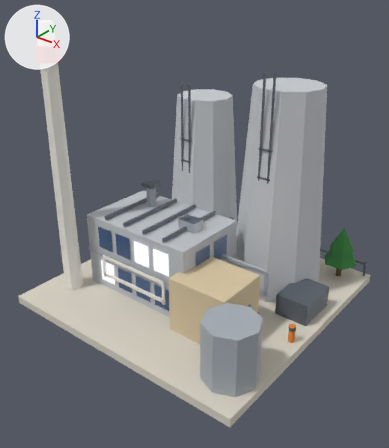
An edit to the glTF model public/models/40.glb, drawn before and after from the same camera.
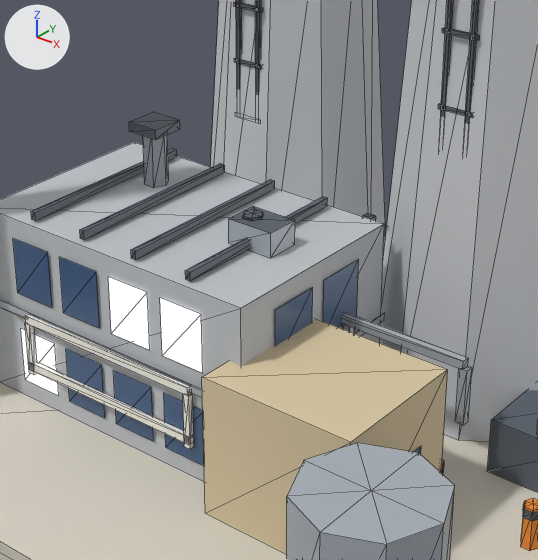
Each version appears first whole from a 50 mm lens placed at (1.082, -1.387, 1.142), pointed at (0.031, -0.073, 0.328), and next in a close-up on the part from 24% to 76% of the width and 31% to 77% of the height. Arrows for +X, +Y and +Z are at upper left; the lights stay in place. The older version's two pictures come first. The close-ups show mesh edges as thin lines. Vertices at exactly the same position are counted once.

Script lines for the objects in view, before the commit:
```python
me_b40 = bpy.data.meshes.new('b40')
me_b40.from_pydata(...)  # 929 vertices, 1094 faces; spans x -0.488..0.48, y -0.48..0.48, z 0.0..0.98
me_b40.materials.append(mat_paving)
me_b40.materials.append(mat_wall_grey)
me_b40.materials.append(mat_glow_window)
me_b40.materials.append(mat_glass_dark)
me_b40.materials.append(mat_slab)
me_b40.materials.append(mat_white)
me_b40.materials.append(mat_metal_dark)
me_b40.materials.append(mat_metal)
me_b40.materials.append(mat_wall_beige)
me_b40.materials.append(mat_concrete)
me_b40.materials.append(mat_sign_red)
me_b40.materials.append(mat_sign_orange)
me_b40.materials.append(mat_trunk)
me_b40.materials.append(mat_tree_green)
me_b40.materials.append(mat_tree_dark)
ob_b40 = bpy.data.objects.new('b40', me_b40)
ob_b40.location = (0.0, 0.0, 0.0)
```
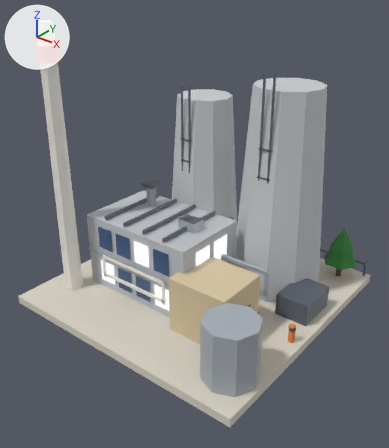
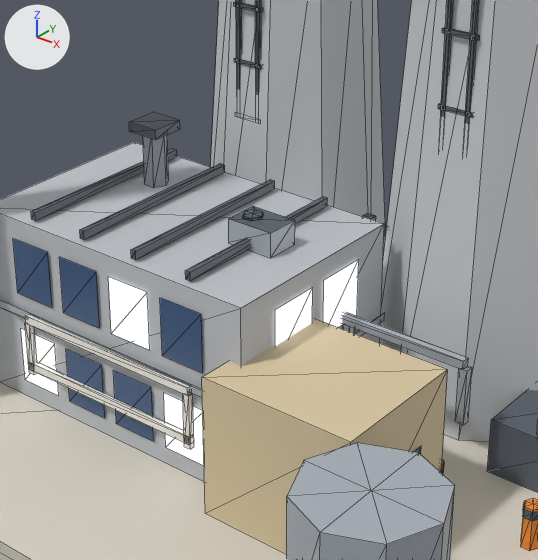
Edits to the scene script, one JSON object a line:
```json
{"block": "me_b40", "where": "me_b40.from_pydata(...)  # 929 vertices, 1094 faces; spans x -0.488..0.48, y -0.48..0.48, z 0.0..0.98"}
{"block": "me_b40", "where": "# used by ob_b40; location = (0.0, 0.0, 0.0)"}
{"block": "me_b40", "change": "me_b40 part 1: the loose piece of 4 vertices spanning x -0.199..-0.131, y -0.233, z 0.198..0.282 is moved by (-0.09, 0.0, 0.0)"}
{"block": "me_b40", "change": "me_b40 part 2: 88 of 929 vertices moved; they spanned x -0.353..0.246, y -0.233..0.073, z 0.058..0.282 and now span x -0.353..0.313, y -0.233..0.073, z 0.058..0.282; mean shift (0.017, -0.006, 0.0); largest move (0.246, -0.077, 0.15) -> (-0.353, 0.008, 0.282)"}
{"block": "me_b40", "change": "me_b40 part 3: all 6 faces centred in x -0.176..0.026, y -0.233, z 0.086..0.114 switch from mat_glass_dark to mat_glow_window"}
```

Where the change shows, as pixel boxes [x1, y1, x2, y2] in the close-ups (538 x 560 px; the box of a moved part takes in the faces that stretch with it):
```json
{"object": "b40", "change": "reshaped, recoloured", "before": [0, 0, 538, 560], "after": [0, 0, 538, 560]}
{"part": 1, "of": "me_b40", "change": "moved or reshaped", "before": [59, 257, 100, 328], "after": [13, 238, 52, 308]}
{"part": 2, "of": "me_b40", "change": "moved or reshaped", "before": [13, 238, 359, 466], "after": [59, 257, 359, 466]}
{"part": 3, "of": "me_b40", "change": "recoloured", "before": [164, 393, 204, 466], "after": [275, 259, 359, 346]}
```
